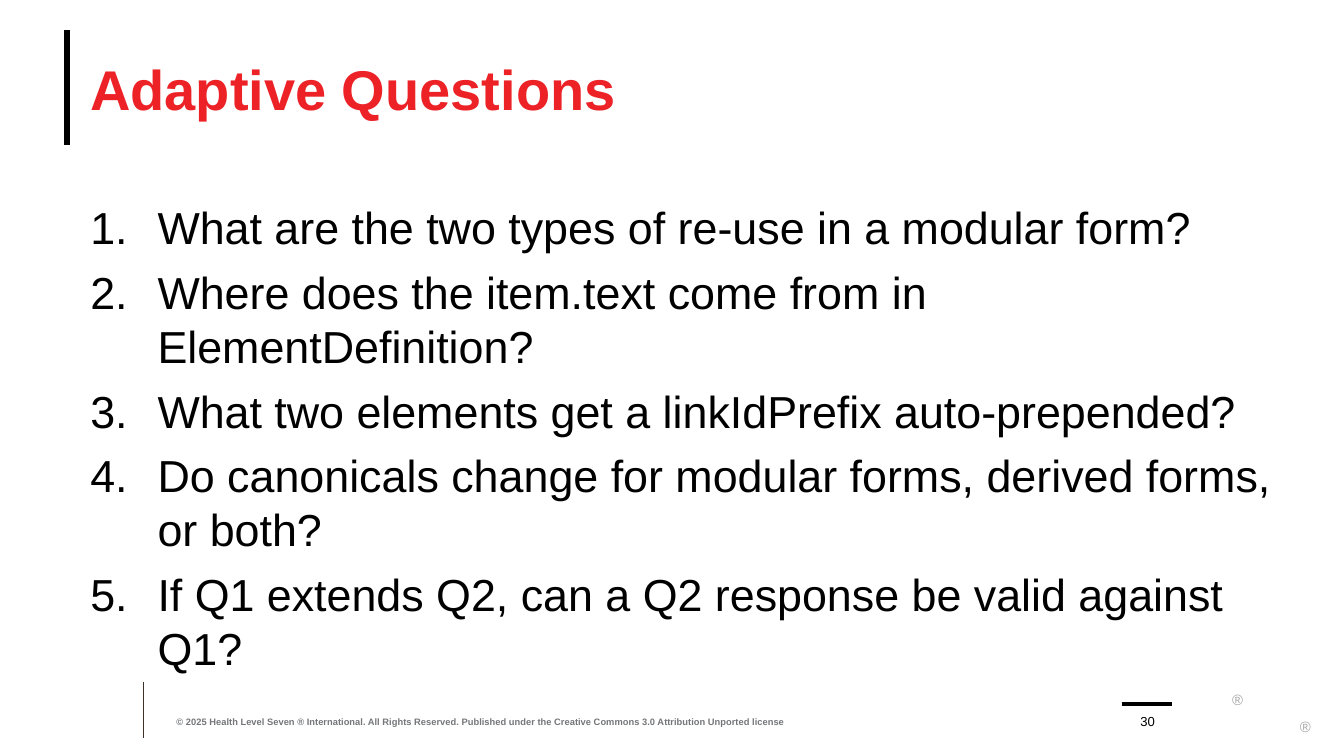
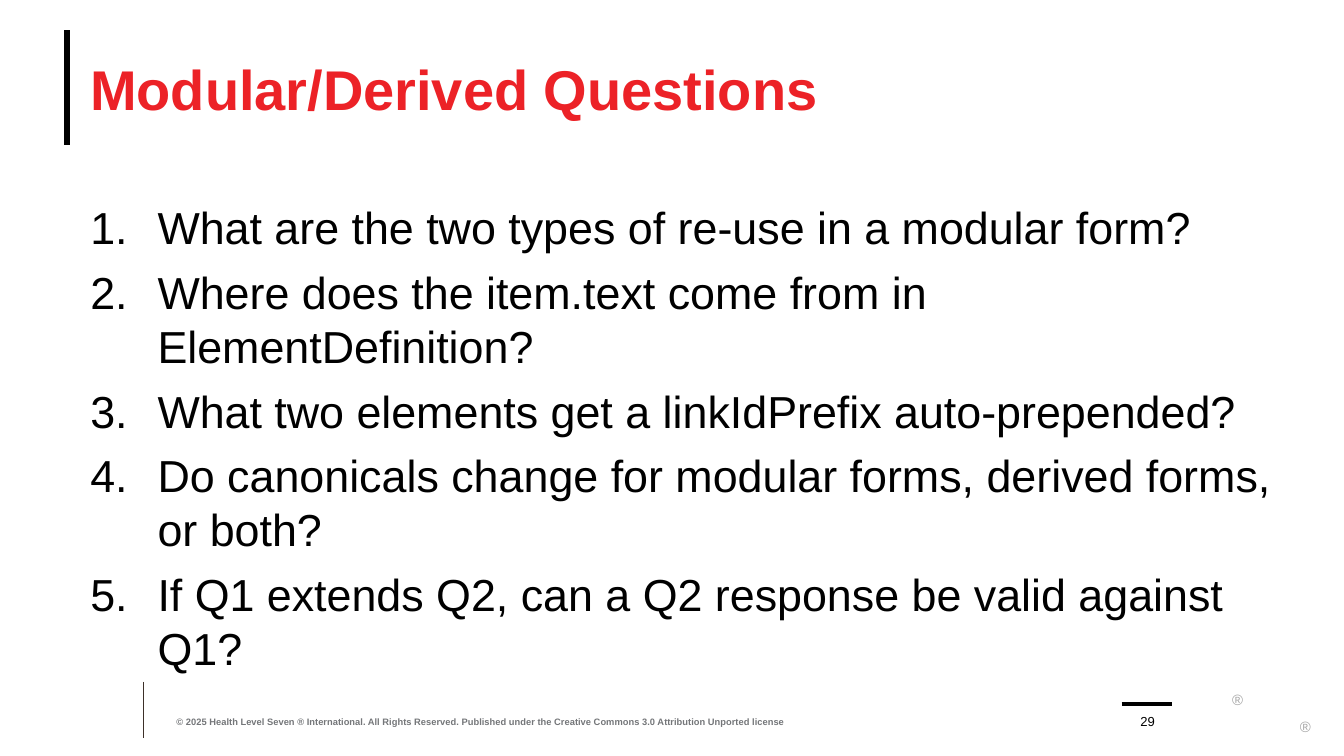
Before and after one commit to FHIR/documents, a slide deck: slide 29 of presentations/sdc/8-SDC-Modular-and-Derived-Forms.pptx (slide 30 before the commit). Drawn at 1344x756 pixels with LibreOffice and Linux fonts; fonts in the diff are those of the drawing; background and template pictures are left out. Boxes give left, top, right and bottom in pixels: in the first picture for what was removed or moved away, otherwise in the second. Text is boxed around its words. In the diff, an @@ line names an element or a change of style, - is before the commit and + after.

```diff
--- a/presentations/sdc/8-SDC-Modular-and-Derived-Forms.pptx
+++ b/presentations/sdc/8-SDC-Modular-and-Derived-Forms.pptx
@@ title at (90,69,817,119): text changed @@
-Adaptive Questions
+Modular/Derived Questions
@@ page number at (1140,717,1154,726): text changed @@
-30
+29
```
Also in this commit, not shown: 5 other slides changed, 1 slide added, 10 other files.
